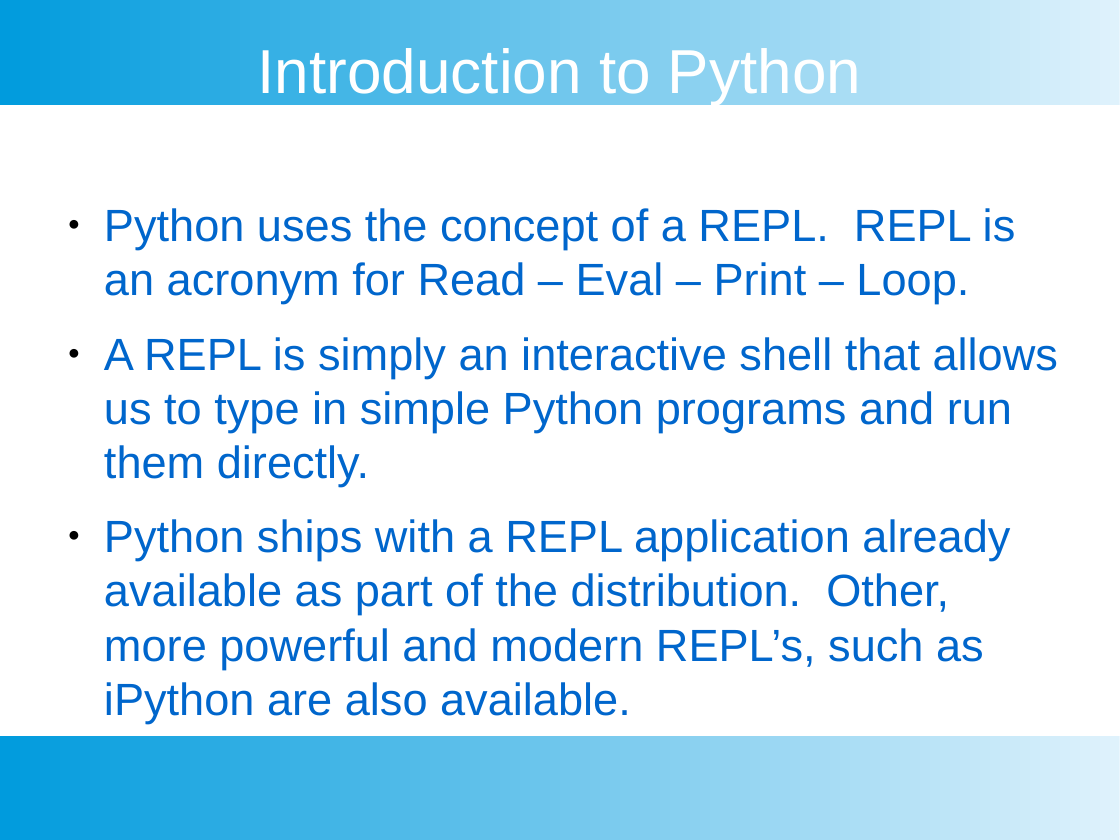
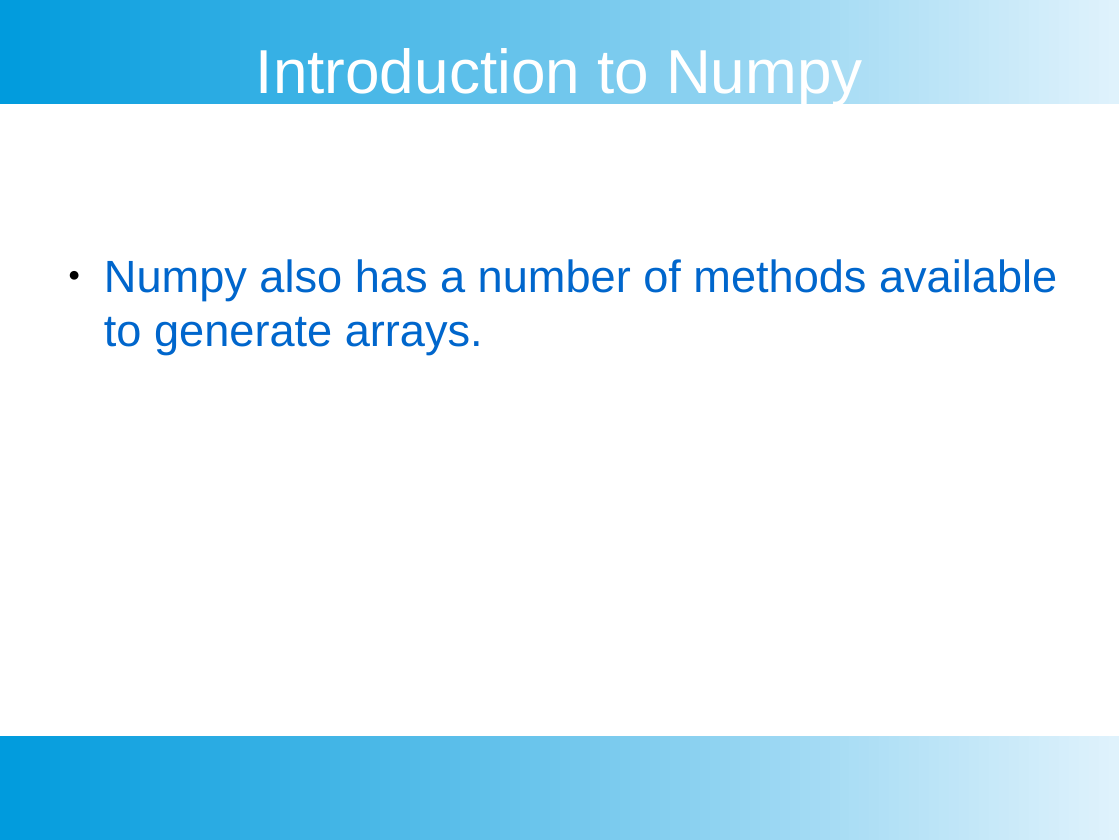
Before and after one commit to chankeypathak/CitiDataScience, a slide deck: slide 6 of docs/Module 2.pptx (slide 16 before the commit). Drawn at 1120x840 pixels with LibreOffice and Linux fonts; fonts in the diff are those of the drawing. Boxes give left, top, right and bottom in pixels: in the first picture for what was removed or moved away, otherwise in the second. Text is boxed around its words. In the diff, an @@ line names an element or a change of style, - is before the commit and + after.

Commit message:
Finished first draft of Module 3.  Module 2 reworked for Numpy and Pandas introductions

```diff
--- a/docs/Module 2.pptx
+++ b/docs/Module 2.pptx
@@ text at [256,43,863,104]: text changed @@
-Introduction to Python
+Introduction to Numpy
@@ text at [104,259,1057,355]: text changed @@
-● Python uses the concept of a REPL. REPL is an acronym for Read – Eval – Print – Loop.
-● A REPL is simply an interactive shell that allows us to type in simple Python programs and run them directly.
-● Python ships with a REPL application already available as part of the distribution. Other, more powerful and modern REPL’s, such as iPython are also available.
+● Numpy also has a number of methods available to generate arrays.
```
Also in this commit, not shown: 3 other slides changed, 30 slides added, 36 slides removed, 3 other files.
